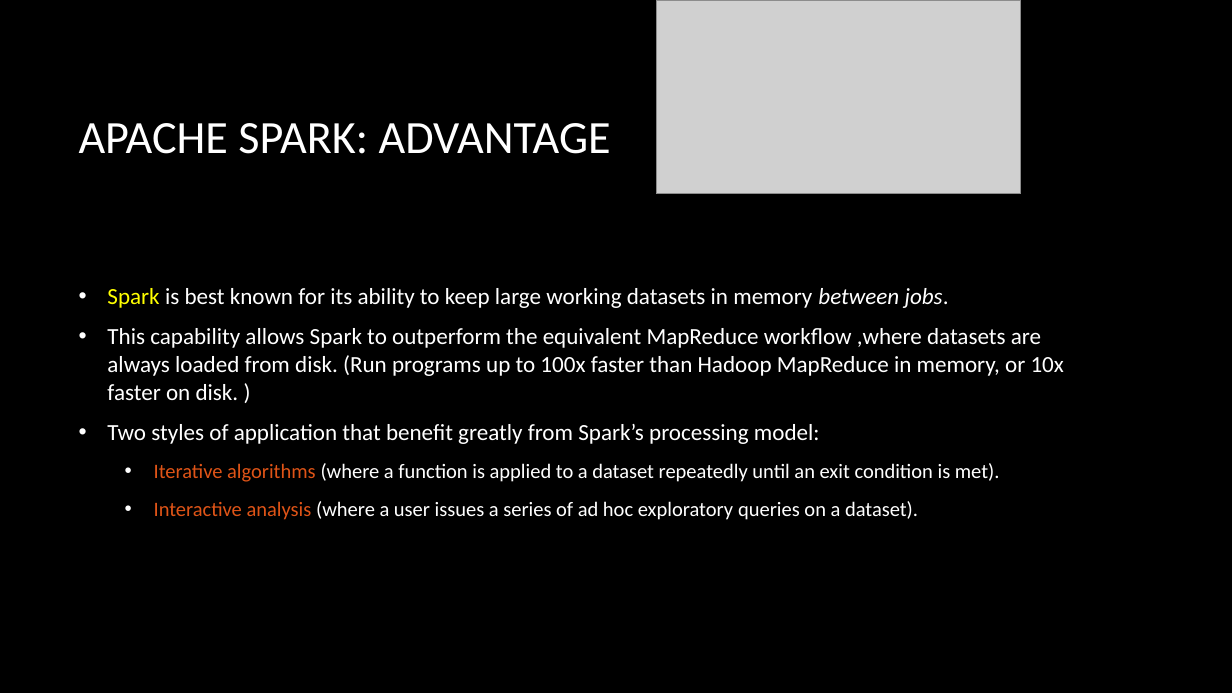
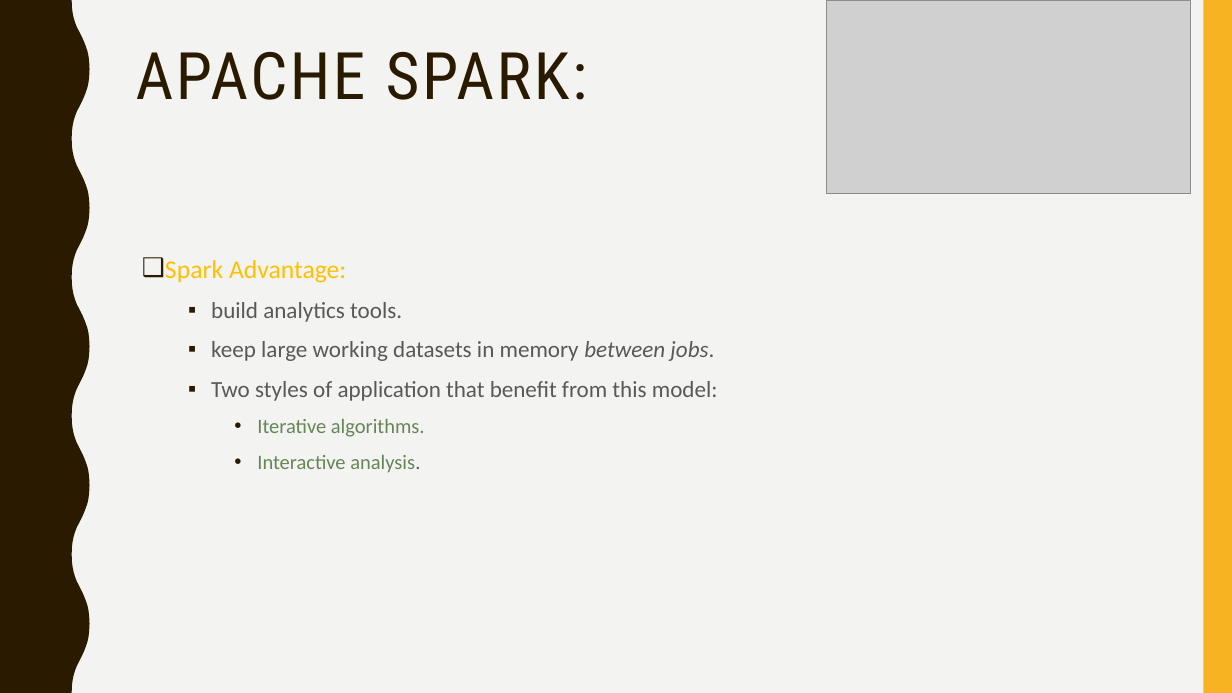
Before and after one commit to fnaticTrucMinh/UIT_AEP_BigDataRESEARCH, a slide deck: slide 25 of Presentation/Ecosystem of Hadoop.pptx (slide 7 before the commit). Drawn at 1232x693 pixels with LibreOffice and Linux fonts; fonts in the diff are those of the drawing; grey boxes stand for pictures; background and template pictures are left out. Boxes give left, top, right and bottom in pixels: in the first picture for what was removed or moved away, otherwise in the second. Text is boxed around its words. In the diff, an @@ line names an element or a change of style, - is before the commit and + after.

Commit message:
Update in 12/04

```diff
--- a/Presentation/Ecosystem of Hadoop.pptx
+++ b/Presentation/Ecosystem of Hadoop.pptx
@@ background picture (left out) to #F3F3F2 @@
@@ freeform shape added at (0,0,90,693), fill #2A1A00 @@
@@ picture: place and size @@
-picture at (656,0,1021,194)
+picture at (826,0,1191,194)
@@ rectangle added at (1203,0,1232,693), fill #F8B323 @@
@@ title "APACHE SPARK:" at (136,52,588,100): vertical alignment middle to top @@
@@ title at (136,52,588,100): text changed; size 36 to 51 pt; font Calibri to Roboto Condensed; text colour #FFFFFF to #2A1A00 @@
-APACHE SPARK: ADVANTAGE
+APACHE SPARK:
@@ text "Spark Advantage:" at (165,260,718,473): vertical alignment middle to top @@
@@ text at (165,260,718,473): text changed; text colour #FFFFFF to #595959 @@
-• Spark is best known for its ability to keep large working datasets in memory between jobs.
-• This capability allows Spark to outperform the equivalent MapReduce workflow ,where datasets are always loaded from disk. (Run programs up to 100x faster than Hadoop MapReduce in memory, or 10x faster on disk. )
-• Two styles of application that benefit greatly from Spark’s processing model:
-  • Iterative algorithms (where a function is applied to a dataset repeatedly until an exit condition is met).
-  • Interactive analysis (where a user issues a series of ad hoc exploratory queries on a dataset).
+❑ Spark Advantage:
+  ▪ build analytics tools.
+  ▪ keep large working datasets in memory between jobs.
+  ▪ Two styles of application that benefit from this model:
+    • Iterative algorithms.
+    • Interactive analysis.
```
Also in this commit, not shown: 12 other slides changed, 18 slides added, 3 slides removed.
